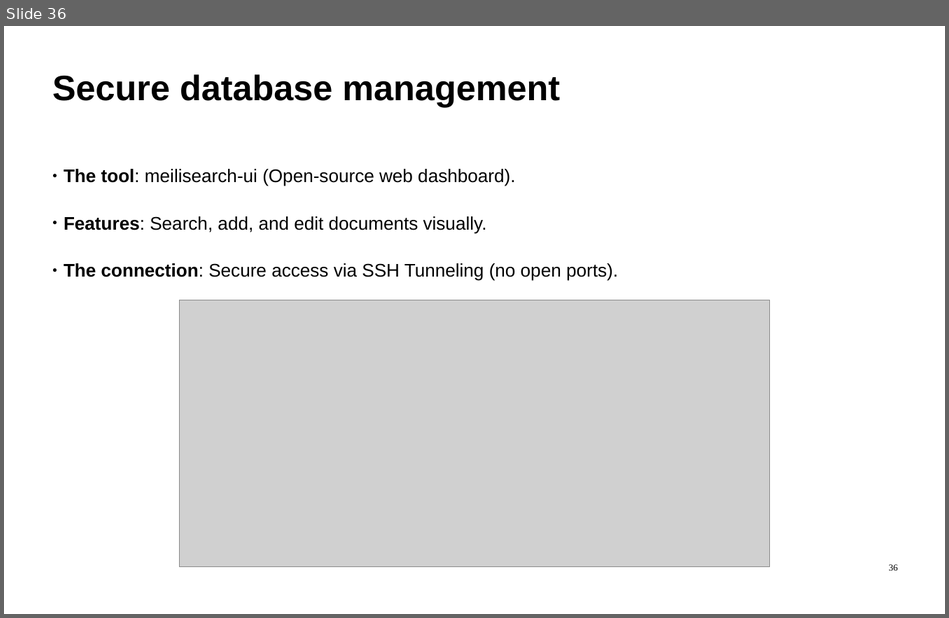
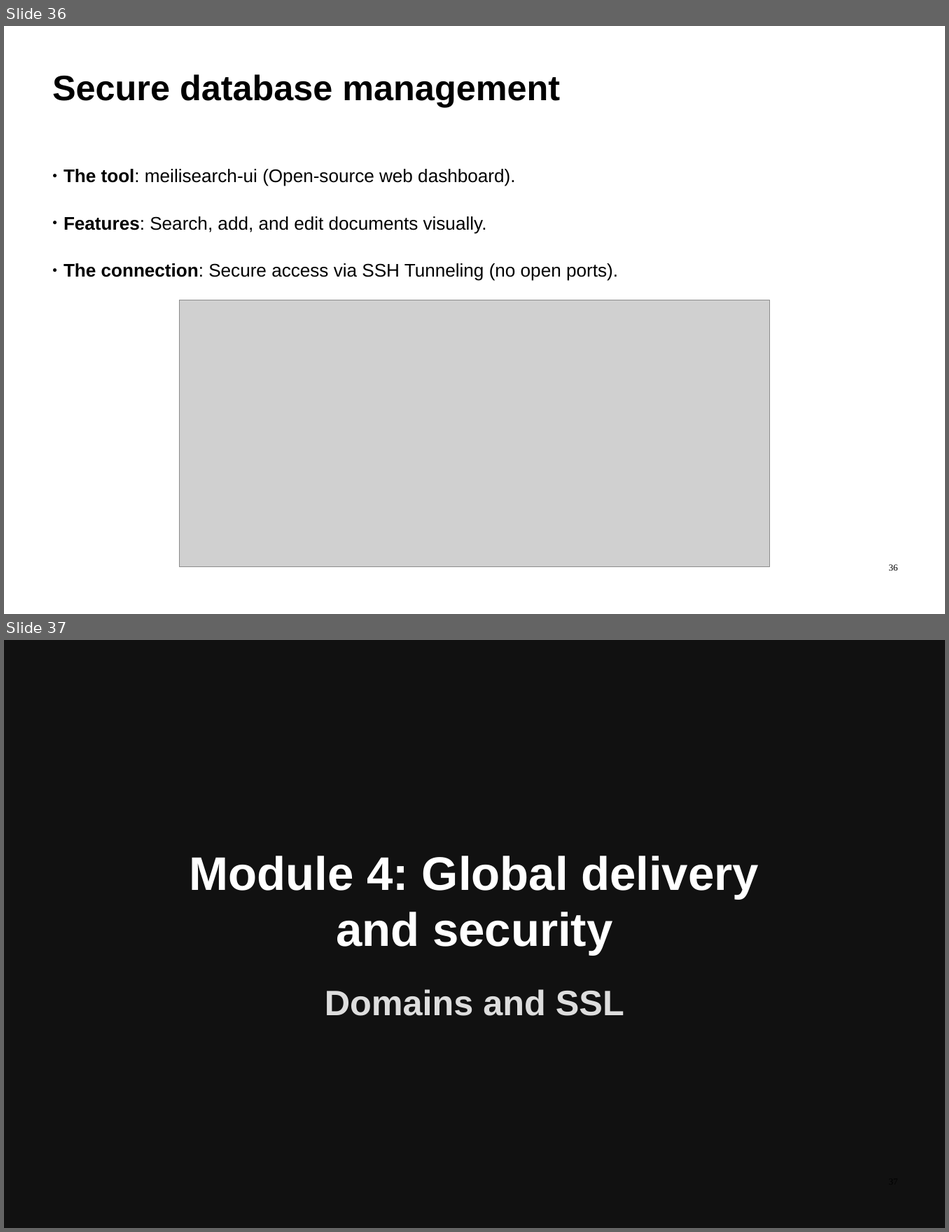
Before and after one commit to ImadSaddik/FullStackDeploymentHandbook, a slide deck: course-assets/slides/full_stack_deployment_guide.odp. Shown one above the other, each under a label of ours: slide 36 before the commit, slides 36 and 37 after it. The pictures are 949x618 and 949x1232 pixels, drawn with LibreOffice and Linux fonts; fonts in the diff are those of the drawing; grey boxes stand for pictures. Boxes give left, top, right and bottom in pixels: in the first picture for what was removed or moved away, otherwise in the second. Text is boxed around its words. In the diff, an @@ line names an element or a change of style, - is before the commit and + after.

```diff
--- a/course-assets/slides/full_stack_deployment_guide.odp
+++ b/course-assets/slides/full_stack_deployment_guide.odp
@@ slide 37 added at bbox=[4, 640, 945, 1228], background #111111 @@
@@ text added at bbox=[190, 856, 759, 955], 72 pt, text #FFFFFF, bold @@
+Module 4: Global delivery and security
@@ text added at bbox=[325, 989, 624, 1016], 54 pt, text #DDDDDD, bold @@
+Domains and SSL
```
Also in this commit, not shown: 2 other slides added, 1 other file.
